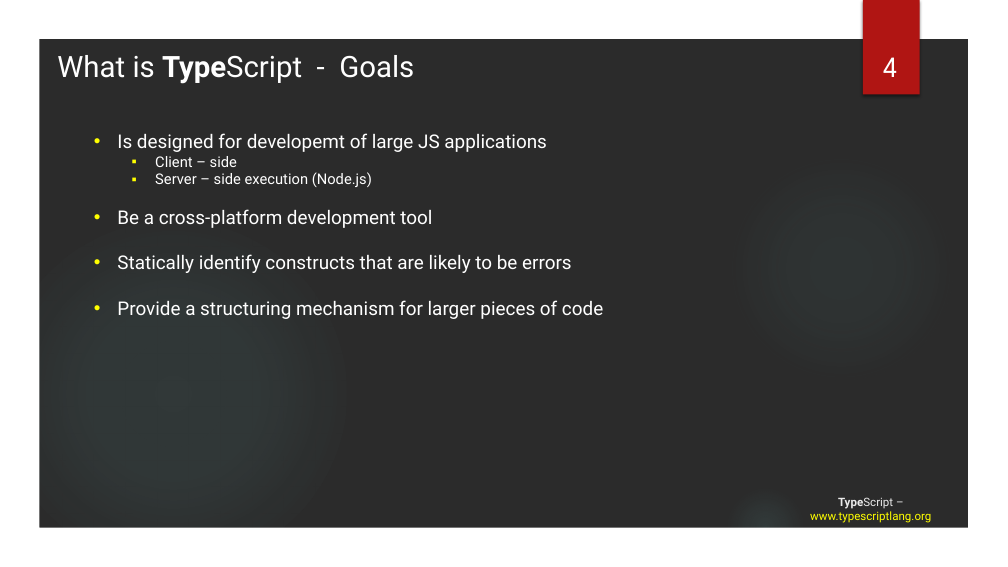
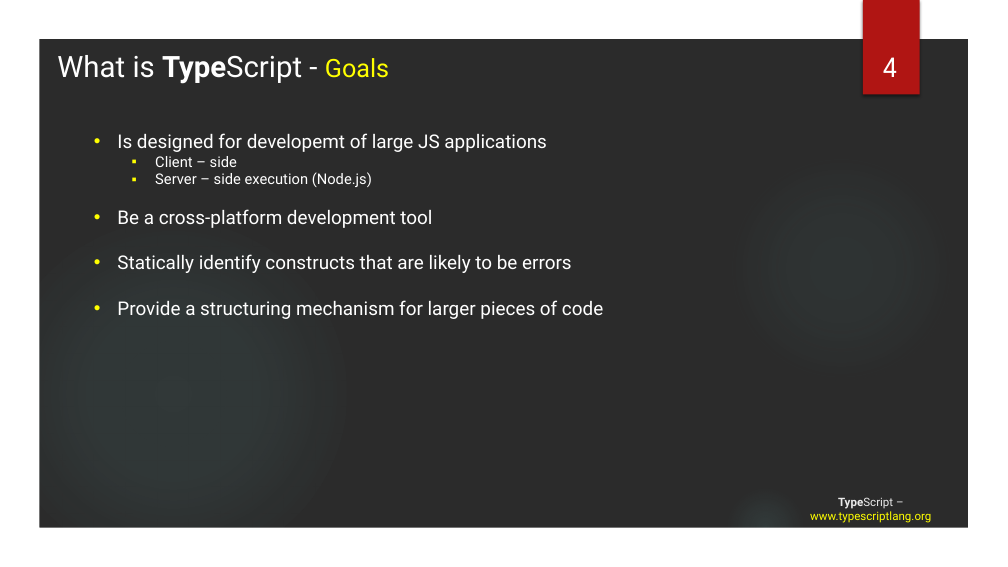
Before and after one commit to tainhx/SSFE, a slide deck: slide 4 of TypeScript.pptx. Drawn at 1008x567 pixels with LibreOffice and Linux fonts; fonts in the diff are those of the drawing; background and template pictures are left out; a plain dark background stands for a picture behind light text. Boxes give left, top, right and bottom in pixels: in the first picture for what was removed or moved away, otherwise in the second. Text is boxed around its words. In the diff, an @@ line names an element or a change of style, - is before the commit and + after.

```diff
--- a/TypeScript.pptx
+++ b/TypeScript.pptx
@@ text "What is TypeScript - Goals" at (57,55,389,84): size 28 to 24 pt, text colour #FFFFFF to #FFFF00 in "Goals" @@
```
Also in this commit, not shown: 3 other slides changed, 3 slides added, 2 other files.
